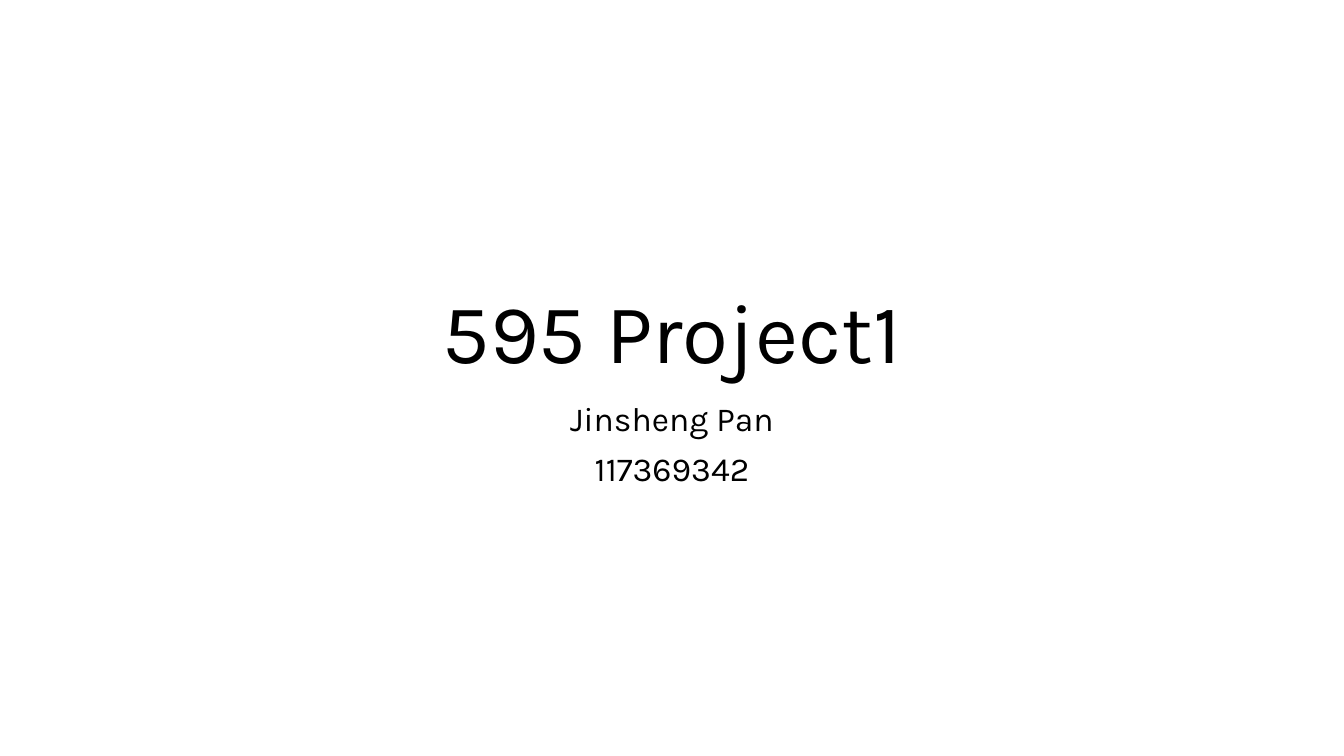
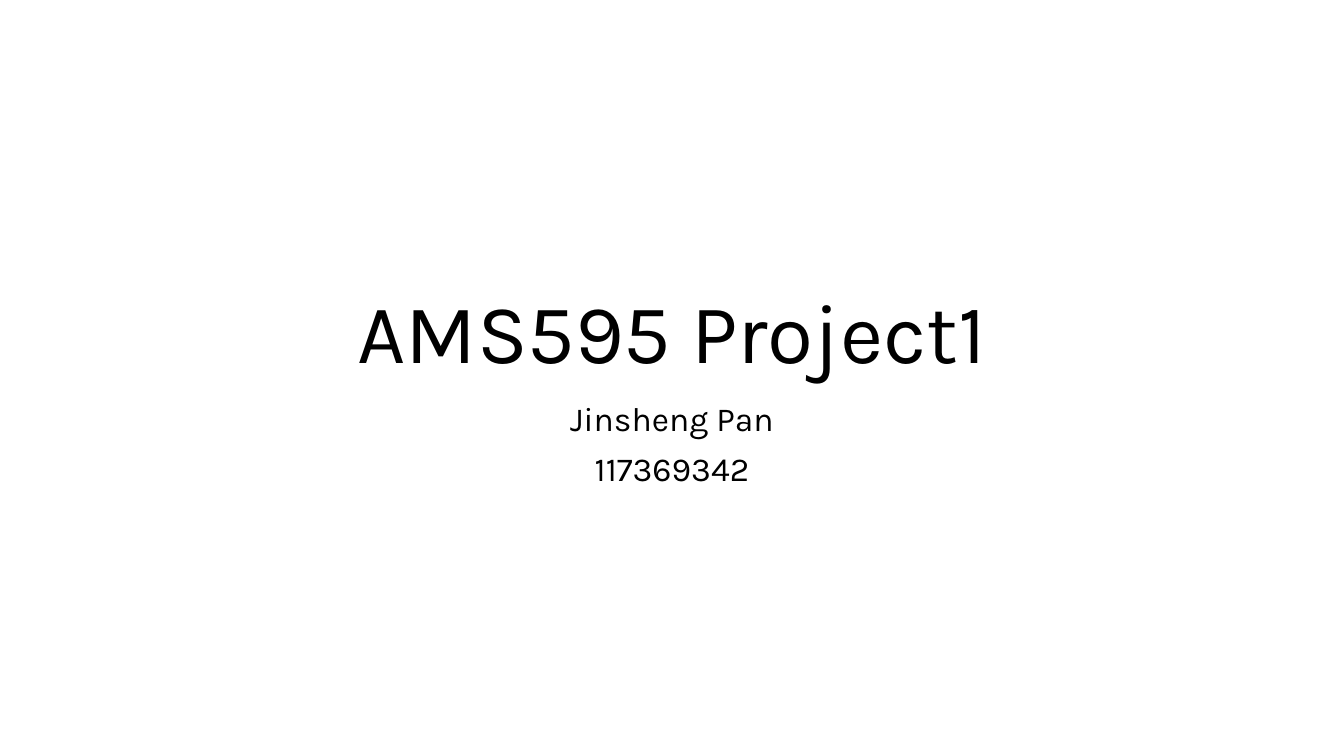
Before and after one commit to Victor-lol/AMS595, a slide deck: slide 1 of 595HW1/Project1.pptx. Drawn at 1344x756 pixels with LibreOffice and Linux fonts; fonts in the diff are those of the drawing. Boxes give left, top, right and bottom in pixels: in the first picture for what was removed or moved away, otherwise in the second. Text is boxed around its words. In the diff, an @@ line names an element or a change of style, - is before the commit and + after.

```diff
--- a/595HW1/Project1.pptx
+++ b/595HW1/Project1.pptx
@@ title at (x1=358, y1=305, x2=986, y2=383): text changed @@
-595 Project1
+AMS595 Project1
```
Also in this commit, not shown: 1 other slide changed, 3 slides added, 5 other files.
